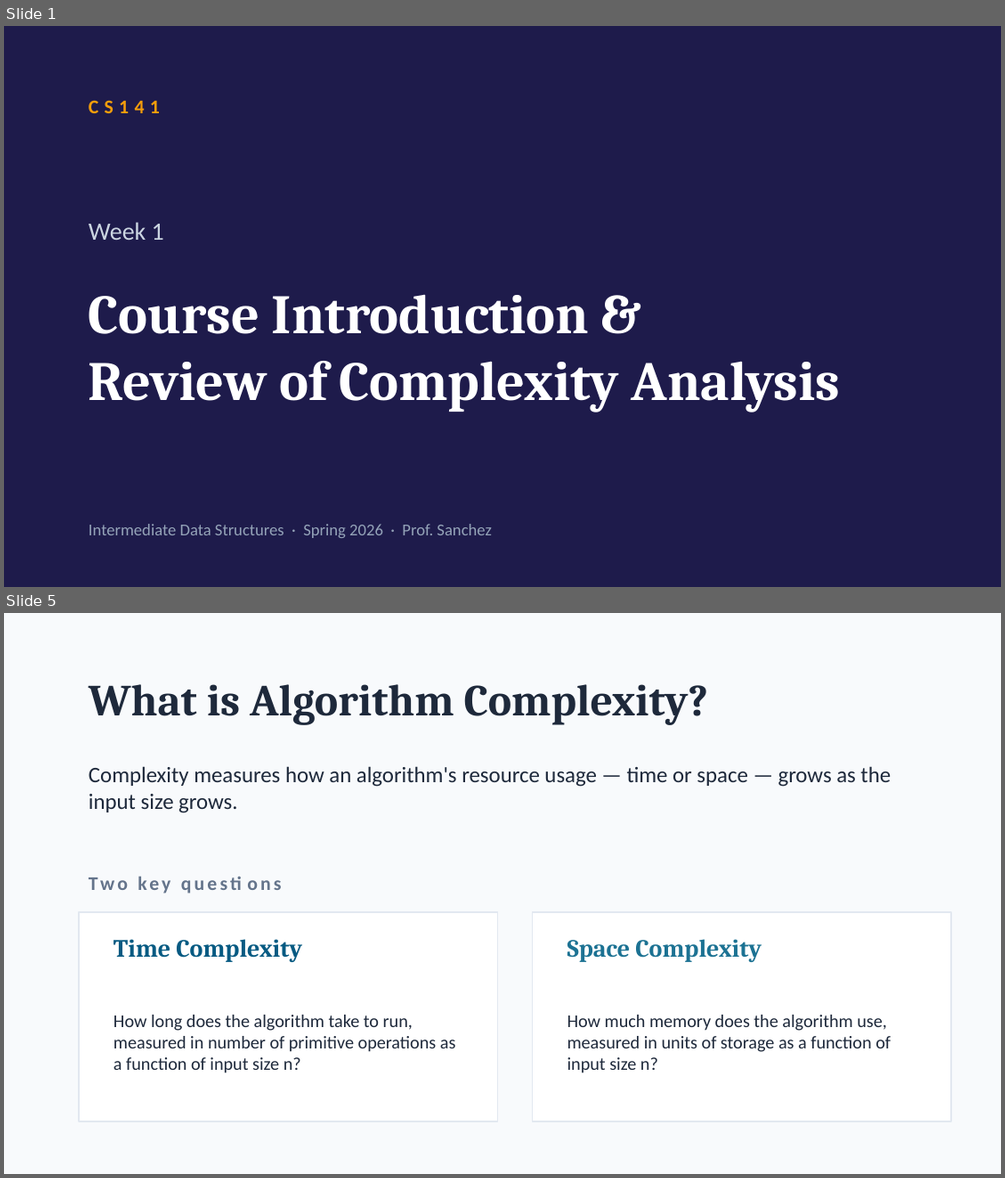
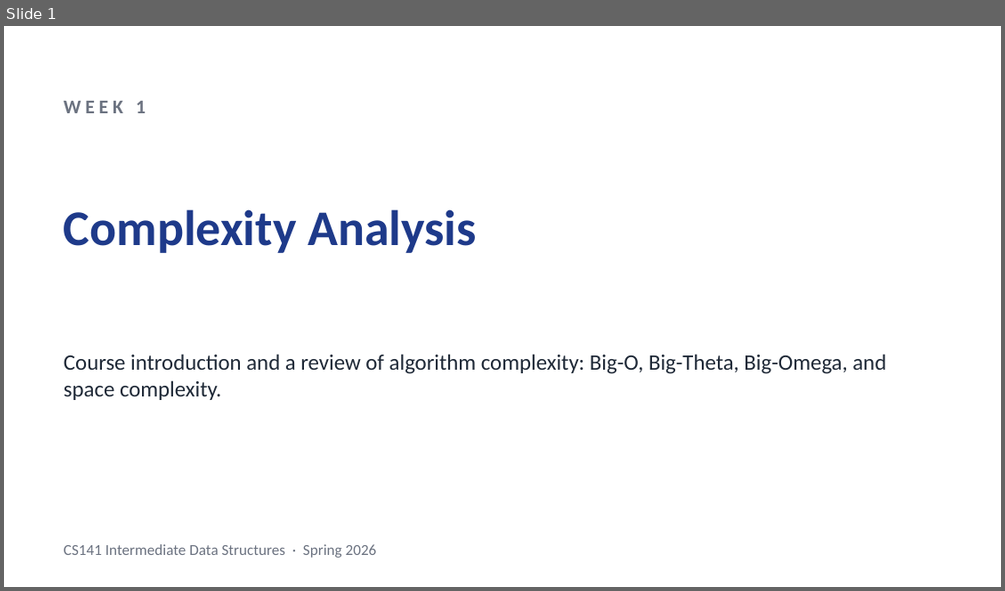
Before and after one commit to anishkancherla/stitch, a slide deck: samples/lectures/Week1_ComplexityAnalysis.pptx. Shown one above the other, each under a label of ours: slides 1 and 5 before the commit, slide 1 after it; the slides between them are not shown. The pictures are 1005x1178 and 1005x591 pixels, drawn with LibreOffice and Linux fonts; fonts in the diff are those of the drawing. Boxes give left, top, right and bottom in pixels: in the first picture for what was removed or moved away, otherwise in the second. Text is boxed around its words. In the diff, an @@ line names an element or a change of style, - is before the commit and + after.

```diff
--- a/samples/lectures/Week1_ComplexityAnalysis.pptx
+++ b/samples/lectures/Week1_ComplexityAnalysis.pptx
@@ slide 5 removed at <box>4,613,1001,1174</box>, background #F8FAFC @@
@@ text removed at <box>89,684,709,725</box> @@
-What is Algorithm Complexity?
@@ text removed at <box>89,766,890,813</box> @@
-Complexity measures how an algorithm's resource usage — time or space — grows as the input size grows.
@@ text removed at <box>79,862,976,902</box> @@
-Two key questions
@@ rectangle removed at <box>79,912,497,1121</box> @@
@@ rectangle removed at <box>533,912,951,1121</box> @@
@@ text removed at <box>113,939,302,962</box> @@
-Time Complexity
@@ text removed at <box>567,939,761,962</box> @@
-Space Complexity
@@ text removed at <box>113,1014,456,1073</box> @@
-How long does the algorithm take to run, measured in number of primitive operations as a function of input size n?
@@ text removed at <box>567,1014,890,1073</box> @@
-How much memory does the algorithm use, measured in units of storage as a function of input size n?
@@ slide 1 changed as well @@
@@ background #1E1B4B to #FFFFFF @@
@@ text at <box>64,101,146,113</box>: text changed; size 18 to 14 pt; text colour #CBD5E1 to #6B7280; bold on @@
-Week 1
+WEEK 1
@@ text removed at <box>89,100,160,113</box> @@
-CS141
@@ text added at <box>64,209,477,253</box>, 36 pt, text #1E3A8A, bold @@
+Complexity Analysis
@@ text at <box>64,354,886,400</box>: text changed; size 40 to 16 pt; font Cambria to Calibri; text colour #FFFFFF to #1F2937; bold off @@
-Course Introduction &
-Review of Complexity Analysis
+Course introduction and a review of algorithm complexity: Big-O, Big-Theta, Big-Omega, and space complexity.
@@ text at <box>64,544,377,557</box>: text changed; size 12 to 11 pt; text colour #94A3B8 to #6B7280 @@
-Intermediate Data Structures · Spring 2026 · Prof. Sanchez
+CS141 Intermediate Data Structures · Spring 2026
```
Also in this commit, not shown: 1 other slide changed, 28 slides added, 9 other slides removed, 26 other files.
